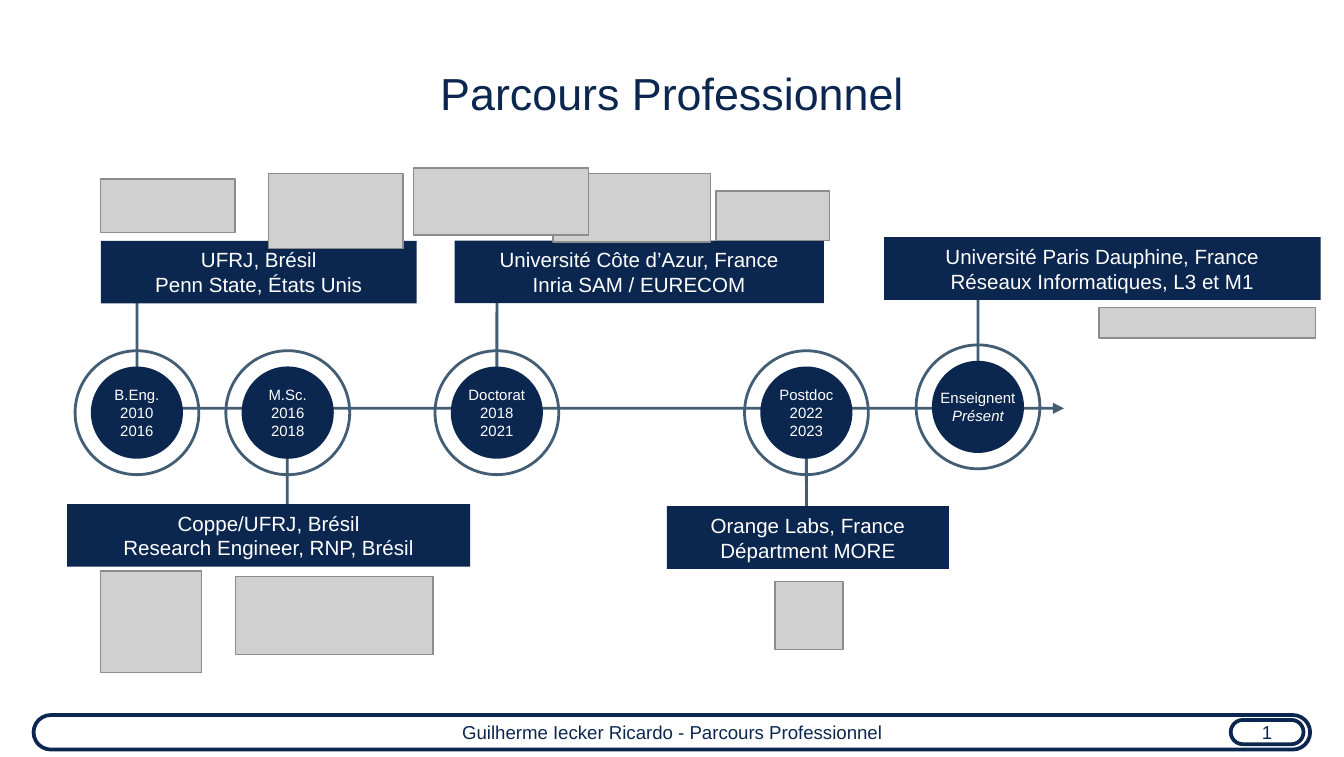
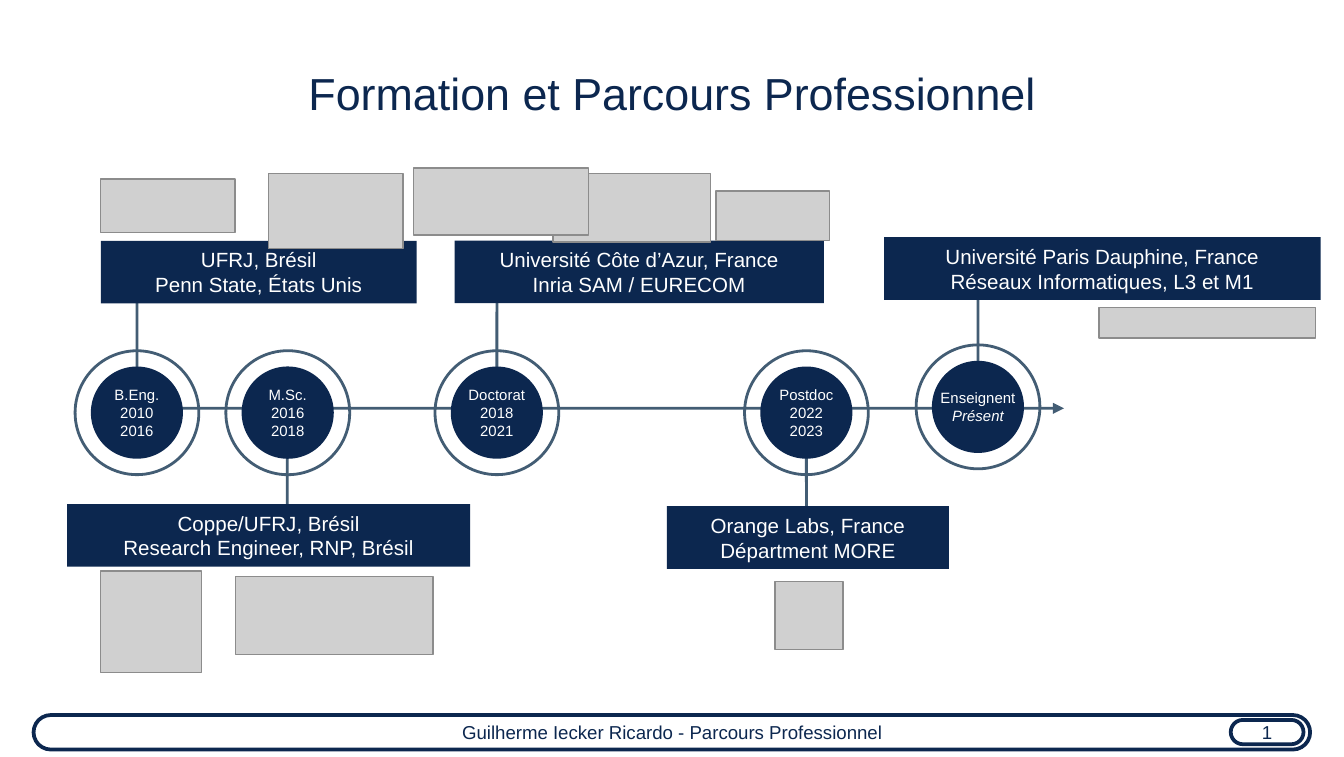
Before and after one commit to guilhermeir/mcf, a slide deck: slide 3 of toulouse_audition.odp. Drawn at 1344x757 pixels with LibreOffice and Linux fonts; fonts in the diff are those of the drawing; grey boxes stand for pictures. Boxes give left, top, right and bottom in pixels: in the first picture for what was removed or moved away, otherwise in the second. Text is boxed around its words. In the diff, an @@ line names an element or a change of style, - is before the commit and + after.

```diff
--- a/toulouse_audition.odp
+++ b/toulouse_audition.odp
@@ title at [308, 77, 1035, 111]: text changed @@
-Parcours Professionnel
+Formation et Parcours Professionnel
```
Also in this commit, not shown: 5 other slides changed, 1 slide added, 1 slide removed, 1 other file.
